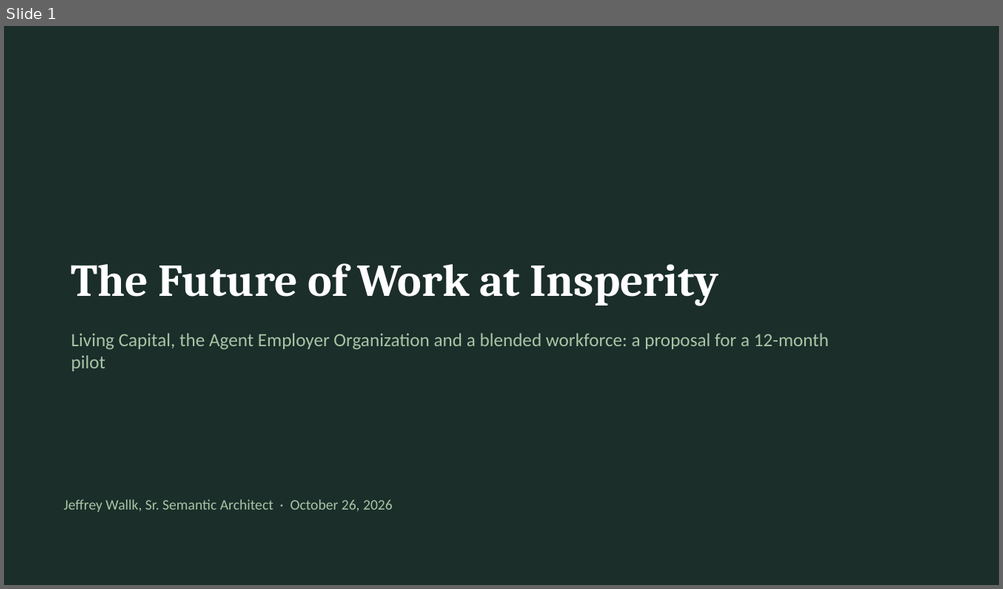
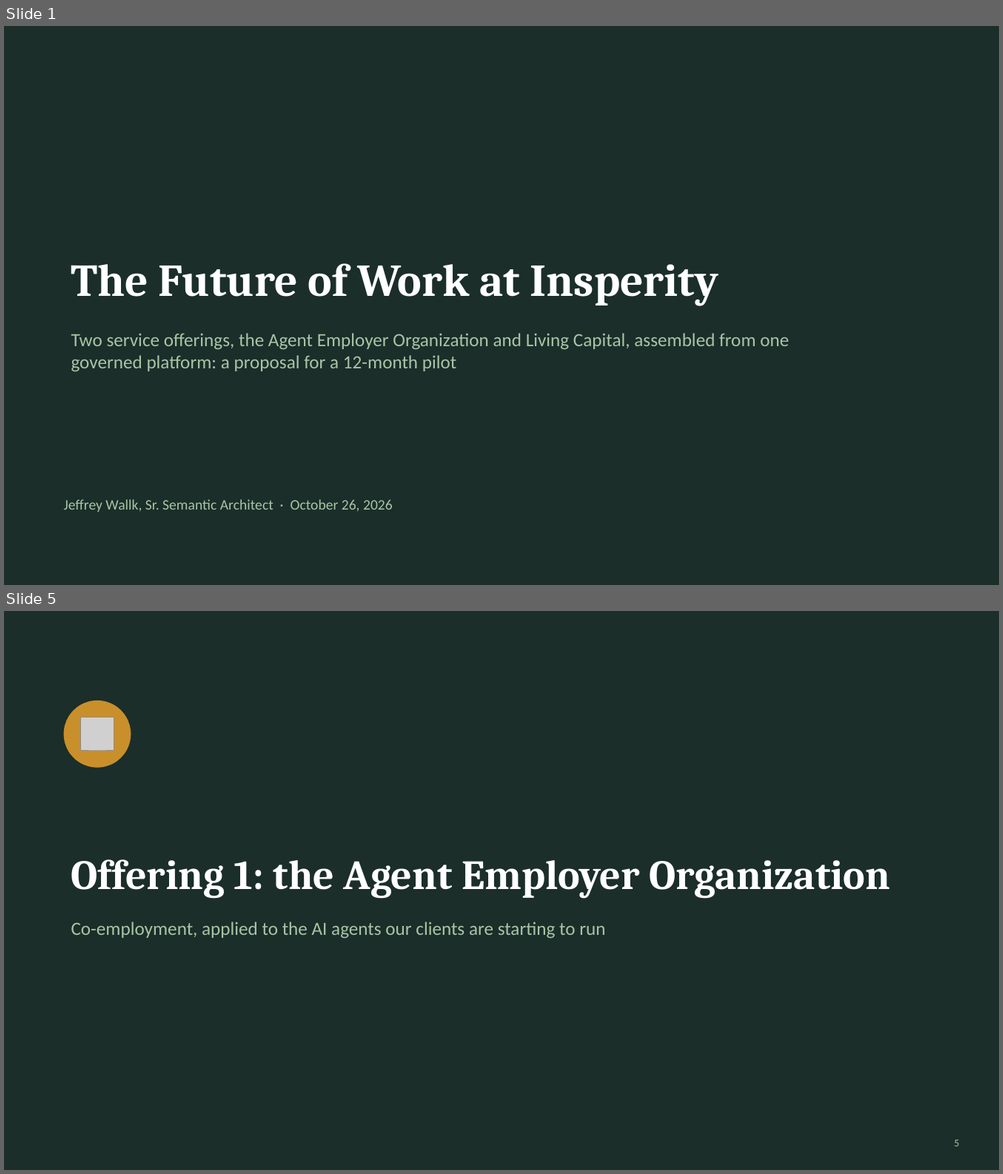
Before and after one commit to jeffw5/PLM-Dashboard, a slide deck: HR Services Provider/The Future of Work/Future-of-Work-Proposal.pptx. Shown one above the other, each under a label of ours: slide 1 before the commit, slides 1 and 5 after it; the slides between them are not shown. The pictures are 1003x589 and 1003x1174 pixels, drawn with LibreOffice and Linux fonts; fonts in the diff are those of the drawing; grey boxes stand for pictures. Boxes give left, top, right and bottom in pixels: in the first picture for what was removed or moved away, otherwise in the second. Text is boxed around its words. In the diff, an @@ line names an element or a change of style, - is before the commit and + after.

Commit message:
updated future work proposal

```diff
--- a/HR Services Provider/The Future of Work/Future-of-Work-Proposal.pptx
+++ b/HR Services Provider/The Future of Work/Future-of-Work-Proposal.pptx
@@ slide 5 added at box(4, 611, 999, 1170), background #1B2E2A @@
@@ ellipse added at box(64, 701, 131, 768), fill #C98F2B @@
@@ picture added at box(80, 718, 114, 752) @@
@@ title added at box(71, 860, 890, 899), 40 pt, text #FFFFFF, bold @@
+Offering 1: the Agent Employer Organization
@@ text added at box(71, 922, 605, 939), 18 pt, text #A9C4A6 @@
+Co-employment, applied to the AI agents our clients are starting to run
@@ page number added at box(953, 1140, 959, 1147), 10 pt, text #A9C4A6 @@
+5
@@ slide 1 changed as well @@
@@ text at box(71, 333, 788, 372): text changed @@
-Living Capital, the Agent Employer Organization and a blended workforce: a proposal for a 12-month pilot
+Two service offerings, the Agent Employer Organization and Living Capital, assembled from one governed platform: a proposal for a 12-month pilot
```
Also in this commit, not shown: 10 other slides changed, 26 other slides added, 6 slides removed.
